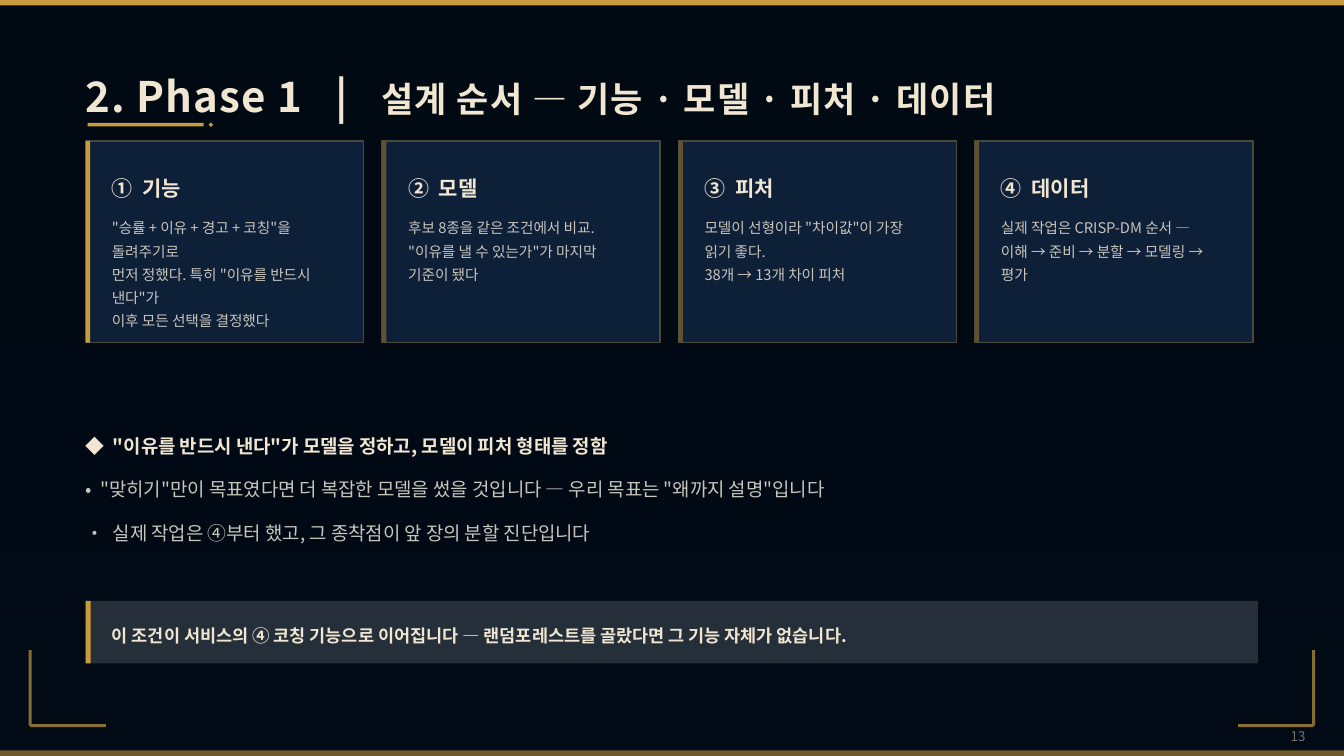
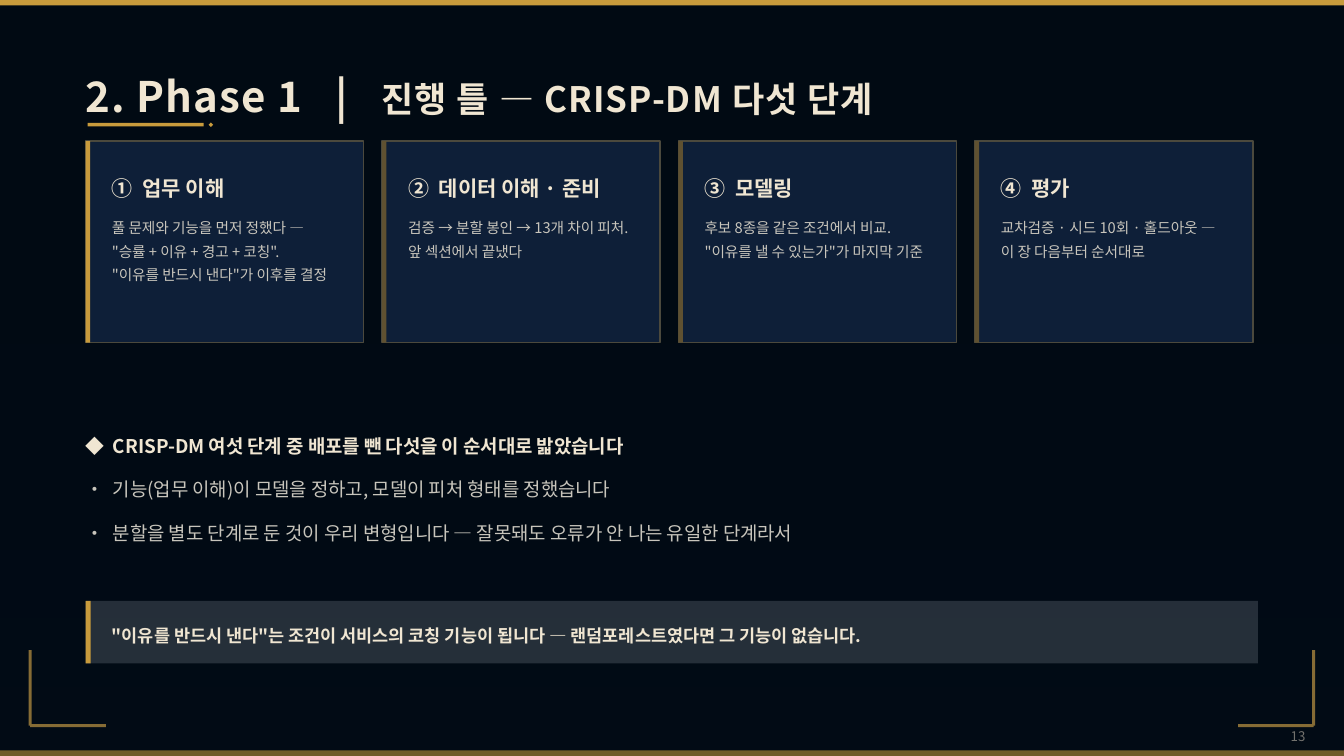
Before and after one commit to wpalswpa/project2608, a slide deck: slide 13 of 4조(십분컷)_미니2프로젝트_LoL 인게임 시점별 경기 데이터 기반 승패 예측 및 핵심 승리요인 분석_발표자료.pptx. Drawn at 1344x756 pixels with LibreOffice and Linux fonts; fonts in the diff are those of the drawing; background and template pictures are left out; a plain dark background stands for a picture behind light text. Boxes give left, top, right and bottom in pixels: in the first picture for what was removed or moved away, otherwise in the second. Text is boxed around its words. In the diff, an @@ line names an element or a change of style, - is before the commit and + after.

```diff
--- a/4조(십분컷)_미니2프로젝트_LoL 인게임 시점별 경기 데이터 기반 승패 예측 및 핵심 승리요인 분석_발표자료.pptx
+++ b/4조(십분컷)_미니2프로젝트_LoL 인게임 시점별 경기 데이터 기반 승패 예측 및 핵심 승리요인 분석_발표자료.pptx
@@ text at [86,78,873,123]: text changed @@
-2. Phase 1 | 설계 순서 — 기능 · 모델 · 피처 · 데이터
+2. Phase 1 | 진행 틀 — CRISP-DM 다섯 단계
@@ text at [112,178,327,281]: text changed @@
-① 기능
-"승률 + 이유 + 경고 + 코칭"을 돌려주기로
-먼저 정했다. 특히 "이유를 반드시 낸다"가
-이후 모든 선택을 결정했다
+① 업무 이해
+풀 문제와 기능을 먼저 정했다 —
+"승률 + 이유 + 경고 + 코칭".
+"이유를 반드시 낸다"가 이후를 결정
@@ text at [408,178,628,258]: text changed @@
-② 모델
-후보 8종을 같은 조건에서 비교.
-"이유를 낼 수 있는가"가 마지막 기준이 됐다
+② 데이터 이해 · 준비
+검증 → 분할 봉인 → 13개 차이 피처.
+앞 섹션에서 끝냈다
@@ text at [705,178,923,258]: text changed @@
-③ 피처
-모델이 선형이라 "차이값"이 가장 읽기 좋다.
-38개 → 13개 차이 피처
+③ 모델링
+후보 8종을 같은 조건에서 비교.
+"이유를 낼 수 있는가"가 마지막 기준
@@ text at [1001,178,1198,258]: text changed @@
-④ 데이터
-실제 작업은 CRISP-DM 순서 —
-이해 → 준비 → 분할 → 모델링 → 평가
+④ 평가
+교차검증 · 시드 10회 · 홀드아웃 —
+이 장 다음부터 순서대로
@@ text at [113,433,792,542]: text changed @@
-◆ "이유를 반드시 낸다"가 모델을 정하고, 모델이 피처 형태를 정함
-• "맞히기"만이 목표였다면 더 복잡한 모델을 썼을 것입니다 — 우리 목표는 "왜까지 설명"입니다
-• 실제 작업은 ④부터 했고, 그 종착점이 앞 장의 분할 진단입니다
+◆ CRISP-DM 여섯 단계 중 배포를 뺀 다섯을 이 순서대로 밟았습니다
+• 기능(업무 이해)이 모델을 정하고, 모델이 피처 형태를 정했습니다
+• 분할을 별도 단계로 둔 것이 우리 변형입니다 — 잘못돼도 오류가 안 나는 유일한 단계라서
@@ text at [112,627,862,644]: text changed @@
-이 조건이 서비스의 ④ 코칭 기능으로 이어집니다 — 랜덤포레스트를 골랐다면 그 기능 자체가 없습니다.
+"이유를 반드시 낸다"는 조건이 서비스의 코칭 기능이 됩니다 — 랜덤포레스트였다면 그 기능이 없습니다.
```
Also in this commit, not shown: 11 other slides changed, 8 slides removed, 1 other file.
